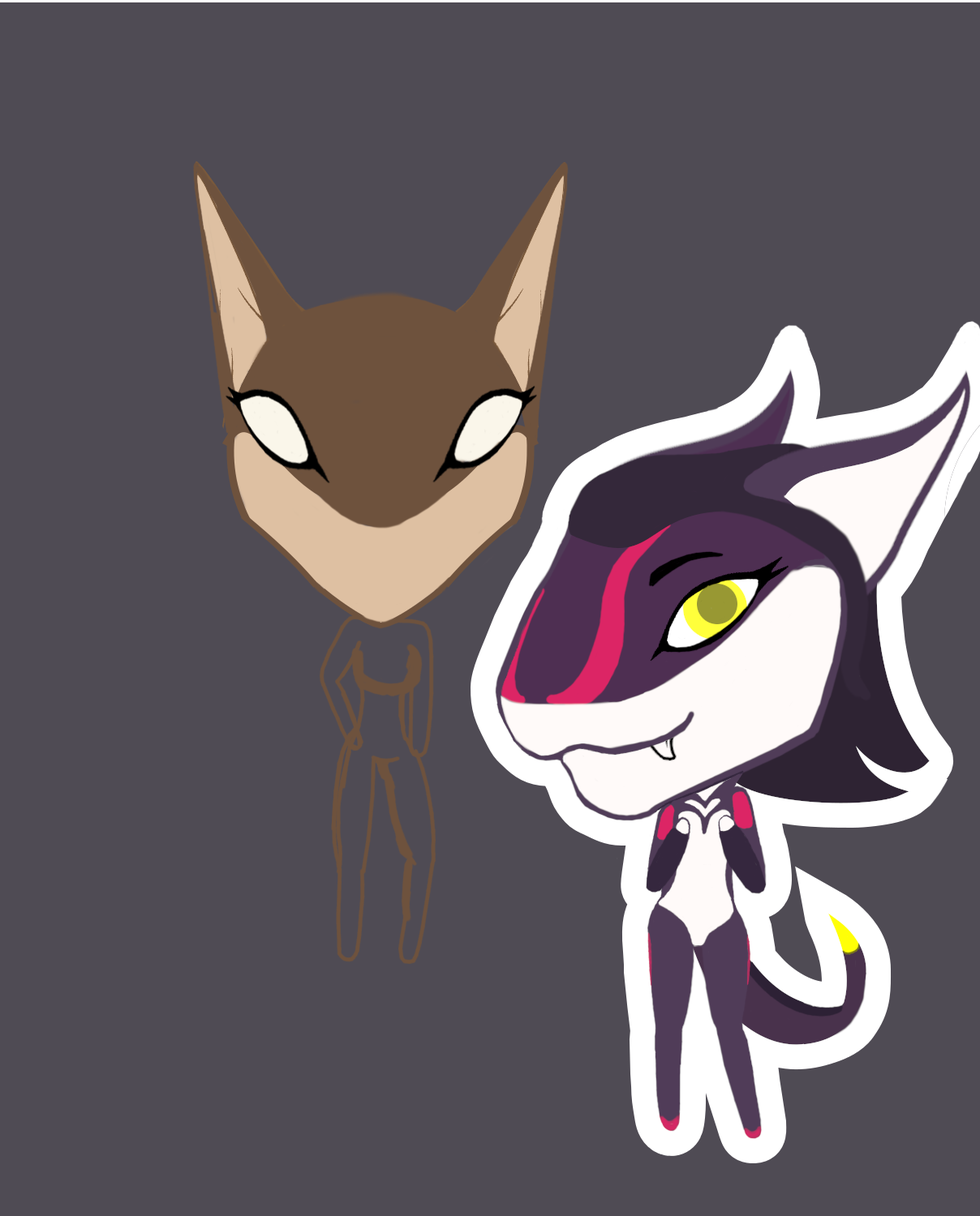
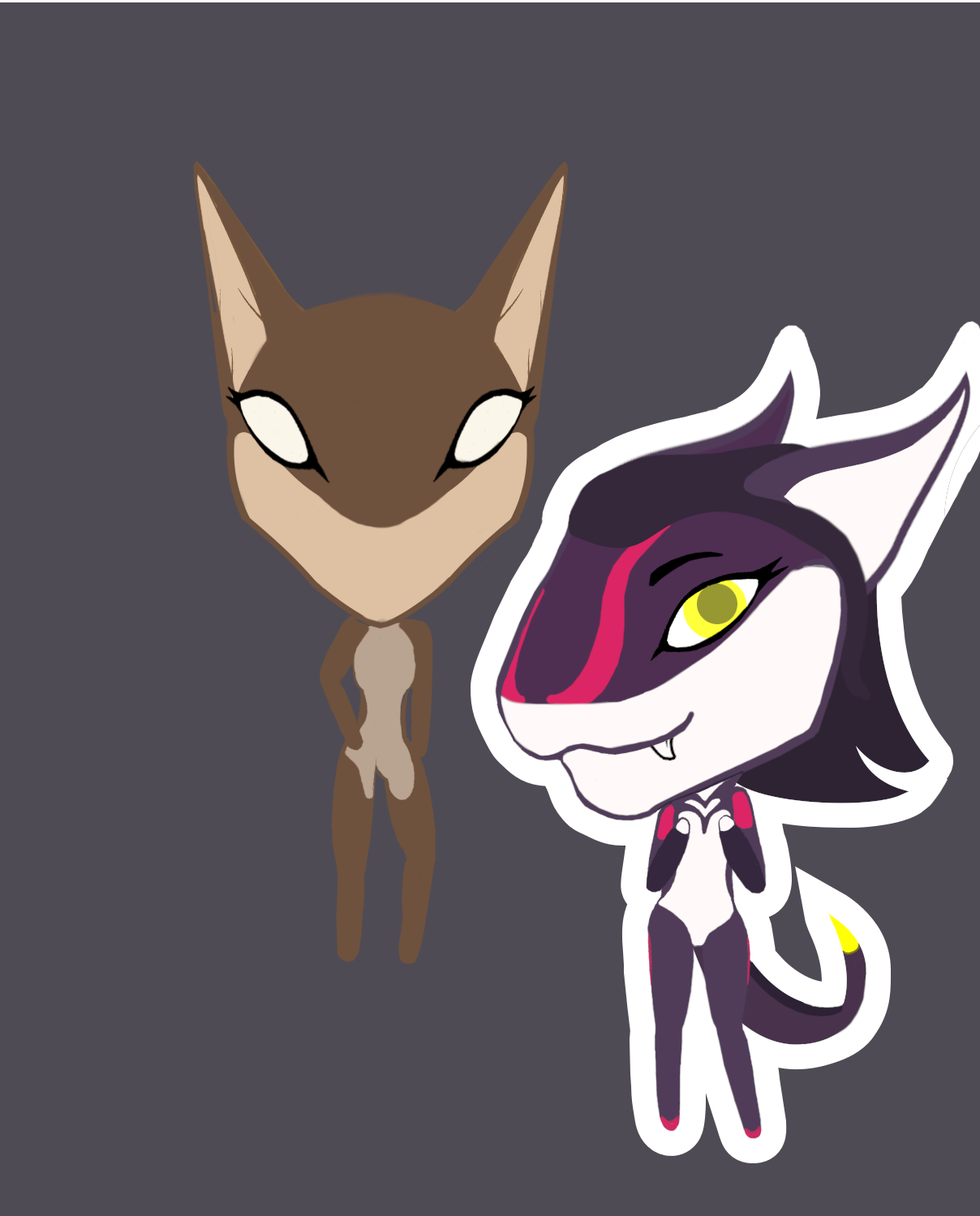
Before/after of a (980, 1216) layered artwork. What changed in the layer stack:
painted on "BASE" over [222, 412, 539, 961]
added layer "BASE_SECOND" above "FACES_SECONDARY" over [342, 617, 424, 803]
painted on "FACES_SECONDARY" over [384, 752, 404, 772]
